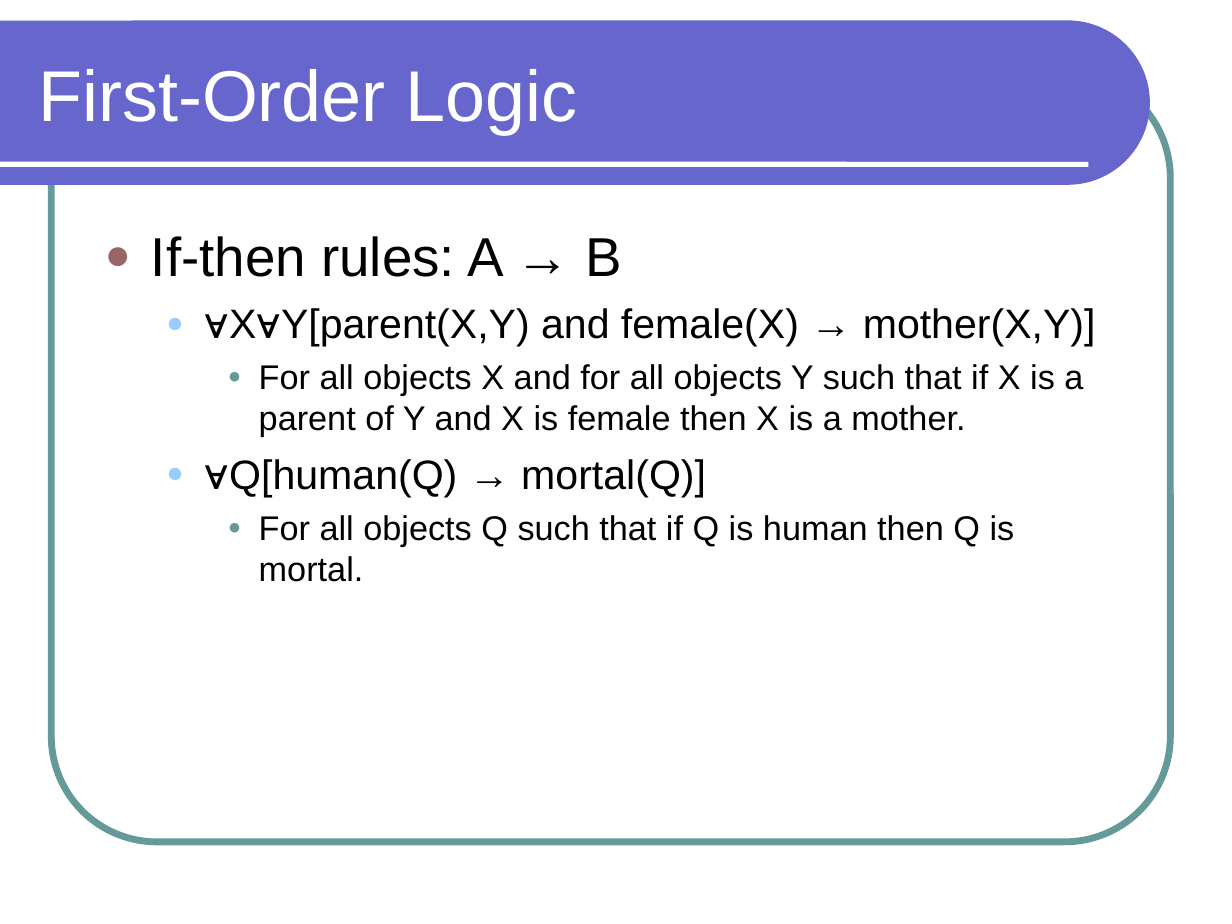
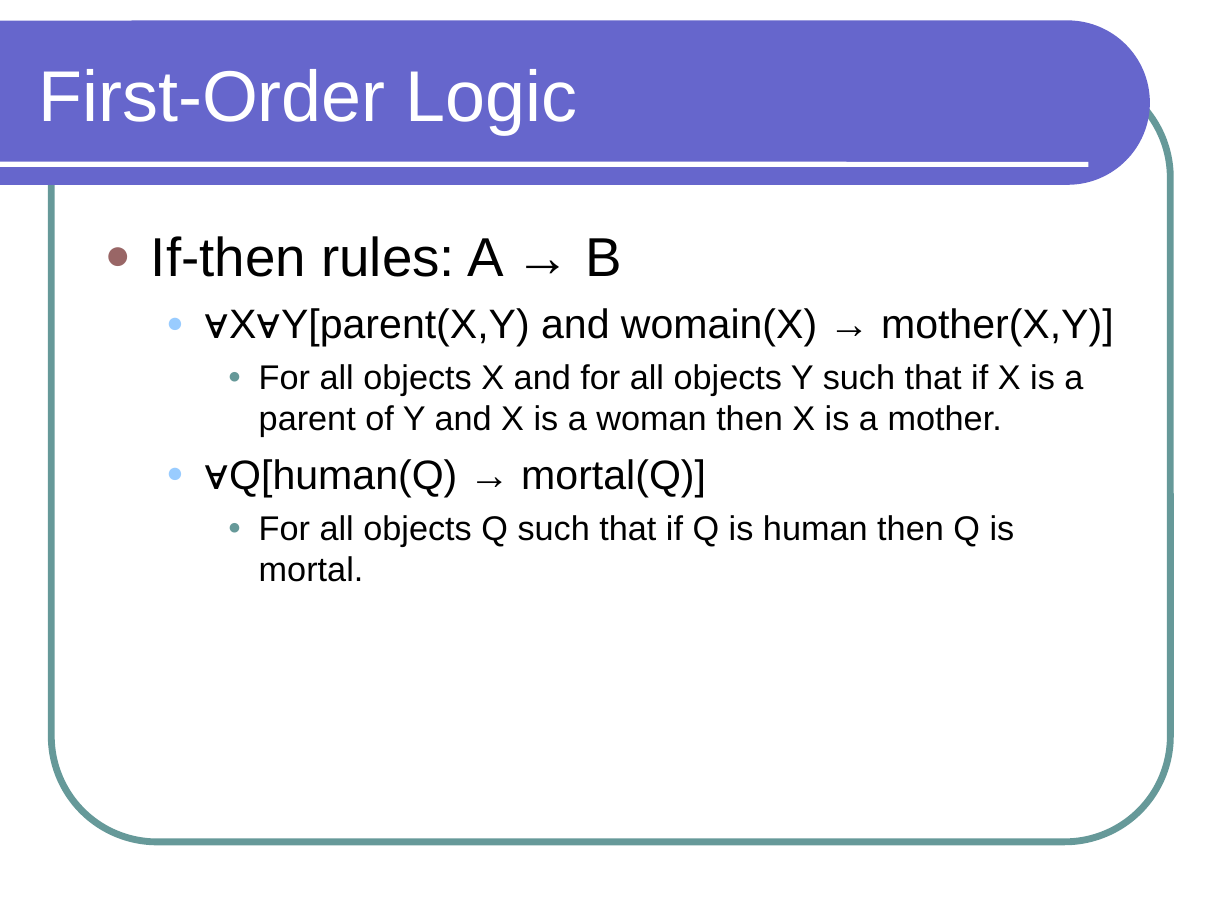
Before and after one commit to lutzhamel/CSC301, a slide deck: slide 8 of notes/csc301-ln020.ppt. Drawn at 1232x924 pixels with LibreOffice and Linux fonts; fonts in the diff are those of the drawing. Boxes give left, top, right and bottom in pixels: in the first picture for what was removed or moved away, otherwise in the second. Text is boxed around its words. In the diff, an @@ line names an element or a change of style, - is before the commit and + after.

```diff
--- a/notes/csc301-ln020.ppt
+++ b/notes/csc301-ln020.ppt
@@ text at box(229, 308, 1114, 437): text changed @@
-  ● ∀X∀Y[parent(X,Y) and female(X) → mother(X,Y)]
-    ● For all objects X and for all objects Y such that if X is a parent of Y and X is female then X is a mother.
+  ● ∀X∀Y[parent(X,Y) and womain(X) → mother(X,Y)]
+    ● For all objects X and for all objects Y such that if X is a parent of Y and X is a woman then X is a mother.
```
Also in this commit, not shown: 1 other file.
